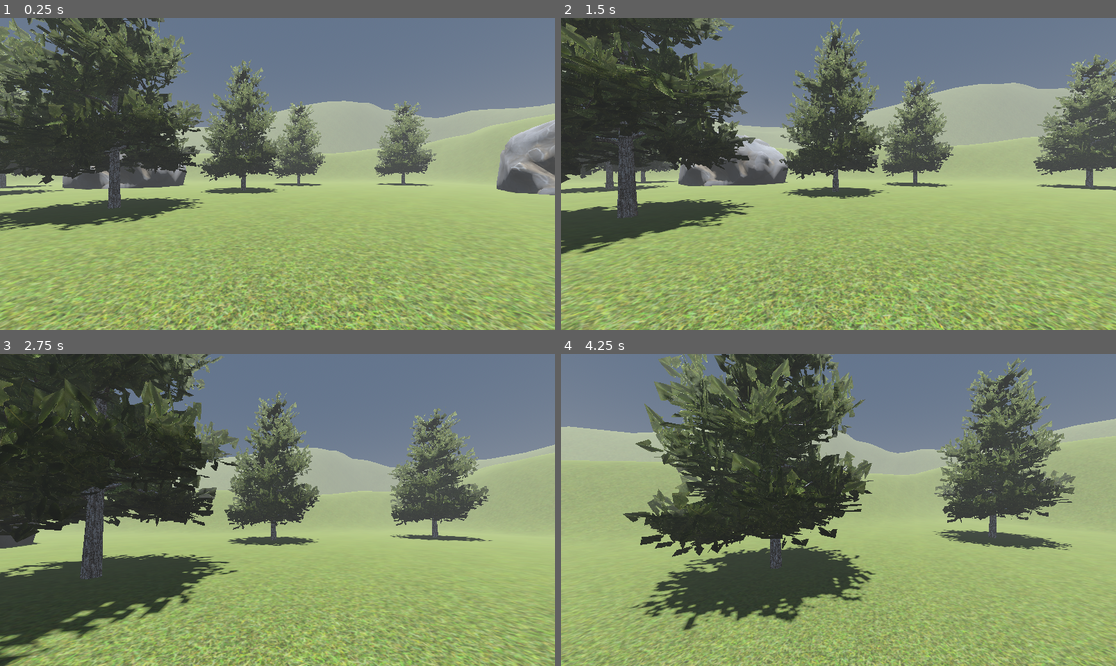
Above: before the commit, frames 1-4 (two rows, left to right).
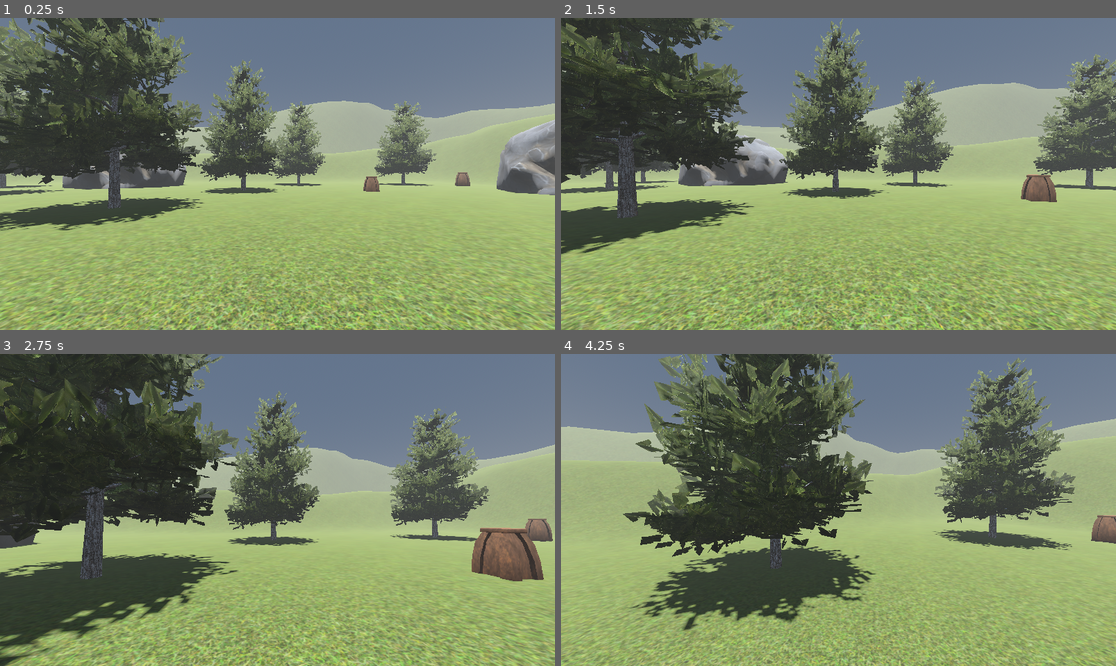
Above: after the commit, the same moments.

Repository: pacotoh/walking-simulator
Game: Godot game, scene res://scenes/main.tscn
The game is run twice, just before and just after one commit, with the same random seed, the same clock (stepped at 60 frames per second) and the same inputs.
Inputs (mouse positions are in pixels of both pictures, inside the frame that each line leads up to):
- Up to frame 1 (0.25 s): no input
- Up to frame 2 (1.5 s): tap Enter at 0.5 s; move the mouse to (866, 174) at 0.52 s; hold W (move_forward) from 0.53 s (still down); tap E (interact) at 0.6, 1.35 s; tap Space (jump) at 0.77 s; move the mouse to (810, 174) at 1.27 s
- Up to frame 3 (2.75 s): keep holding W (move_forward); tap Space (jump) at 1.52 s; move the mouse to (288, 503) at 2.02 s; hold Shift (sprint) from 2.03 s (still down); tap E (interact) at 2.3 s
- Up to frame 4 (4.25 s): keep holding W (move_forward); move the mouse to (832, 516) at 2.77 s; release Shift (sprint) at 2.78 s; tap E (interact) at 2.85, 3.6 s; tap Space (jump) at 3.02, 3.77 s; move the mouse to (877, 513) at 3.52 s

The runs differ from the first frame. In frame 1, 0.2% of the frame differs, in the area x 65-85%, y 49-56%; in frame 2, 0.5%; in frame 3, 2.1%, in the area x 84-100%, y 52-73%; in frame 4, 0.4%.

Commit message:
Interaction with objects

Diff:
--- a/scenes/main.tscn
+++ b/scenes/main.tscn
@@ -1,10 +1,13 @@
-[gd_scene load_steps=11 format=3 uid="uid://q1xkm1epf47o"]
+[gd_scene load_steps=15 format=3 uid="uid://q1xkm1epf47o"]
 
 [ext_resource type="Material" uid="uid://drm3clvqpis42" path="res://assets/models/TerrainMaterial.tres" id="1_xjkfe"]
 [ext_resource type="ArrayMesh" uid="uid://cndcxj6gf0smr" path="res://assets/models/Terrain.obj" id="2_ijte2"]
 [ext_resource type="PackedScene" uid="uid://cfr7h8g71lsm2" path="res://assets/models/Tree.tscn" id="3_lde37"]
 [ext_resource type="PackedScene" uid="uid://dwxdl6tkvd55k" path="res://assets/models/Rock_0/Rock.tscn" id="4_db166"]
-[ext_resource type="Script" path="res://scripts/Player.gd" id="5_n5yow"]
+[ext_resource type="Script" path="res://scripts/PlayerController.gd" id="5_n5yow"]
+[ext_resource type="Script" path="res://scripts/InteractableController.gd" id="6_p56dt"]
+[ext_resource type="PackedScene" uid="uid://dut3gyo4e7qbo" path="res://assets/models/Pedestal.tscn" id="7_iq5yp"]
+[ext_resource type="Script" path="res://scripts/PedestalInteraction.gd" id="8_agcmv"]
 
 [sub_resource type="ProceduralSkyMaterial" id="ProceduralSkyMaterial_nyicy"]
 
@@ -23,6 +26,9 @@
 [sub_resource type="CapsuleShape3D" id="CapsuleShape3D_htrab"]
 radius = 0.3
 height = 1.8
+
+[sub_resource type="LabelSettings" id="LabelSettings_pwjbf"]
+font_size = 24
 
 [node name="Main" type="Node3D"]
 
@@ -133,3 +139,38 @@
 [node name="Camera3D" type="Camera3D" parent="Player"]
 transform = Transform3D(1, 0, 0, 0, 1, 0, 0, 0, 1, 0, 0.5, 0)
 current = true
+
+[node name="InteractionController" type="RayCast3D" parent="Player/Camera3D"]
+target_position = Vector3(0, 0, -2)
+script = ExtResource("6_p56dt")
+
+[node name="Label" type="Label" parent="Player/Camera3D/InteractionController"]
+anchors_preset = 8
+anchor_left = 0.5
+anchor_top = 0.5
+anchor_right = 0.5
+anchor_bottom = 0.5
+offset_left = -289.0
+offset_top = -43.0
+offset_right = 253.0
+offset_bottom = 53.0
+grow_horizontal = 2
+grow_vertical = 2
+label_settings = SubResource("LabelSettings_pwjbf")
+horizontal_alignment = 1
+vertical_alignment = 1
+
+[node name="Pedestal" parent="." instance=ExtResource("7_iq5yp")]
+transform = Transform3D(1, 0, 0, 0, 1, 0, 0, 0, 1, 6, 0, -13)
+script = ExtResource("8_agcmv")
+interact_prompt = "Turn On"
+
+[node name="Pedestal2" parent="." instance=ExtResource("7_iq5yp")]
+transform = Transform3D(1, 0, 0, 0, 1, 0, 0, 0, 1, 3.37909, 0, 27.5834)
+script = ExtResource("8_agcmv")
+interact_prompt = "Turn On"
+
+[node name="Pedestal3" parent="." instance=ExtResource("7_iq5yp")]
+transform = Transform3D(1, 0, 0, 0, 1, 0, 0, 0, 1, 17.1832, 0.290347, -18.8743)
+script = ExtResource("8_agcmv")
+interact_prompt = "Turn On"
--- /dev/null
+++ b/scripts/InteractableController.gd
@@ -0,0 +1,17 @@
+extends RayCast3D
+
+
+@onready var interact_prompt_label: Label = get_node("Label")
+
+func _process(_delta: float) -> void:
+	var object = get_collider()
+	interact_prompt_label.text = ""
+
+	if object and object is InteractableObject:
+		if not object.can_interact:
+			return
+
+		interact_prompt_label.text = "[E] " + object.interact_prompt
+
+		if Input.is_action_just_pressed("interact"):
+			object._interact()
--- /dev/null
+++ b/scripts/InteractableObject.gd
@@ -0,0 +1,9 @@
+class_name InteractableObject
+extends Node3D
+
+
+@export var interact_prompt: String
+@export var can_interact: bool = true
+
+func _interact() -> void:
+	pass
--- /dev/null
+++ b/scripts/PedestalInteraction.gd
@@ -0,0 +1,9 @@
+extends InteractableObject
+
+
+@onready var light_bulb = get_node("LightBulb")
+
+
+func _interact() -> void:
+	light_bulb.visible = true
+	can_interact = false
Renamed: scripts/Player.gd -> scripts/PlayerController.gd
